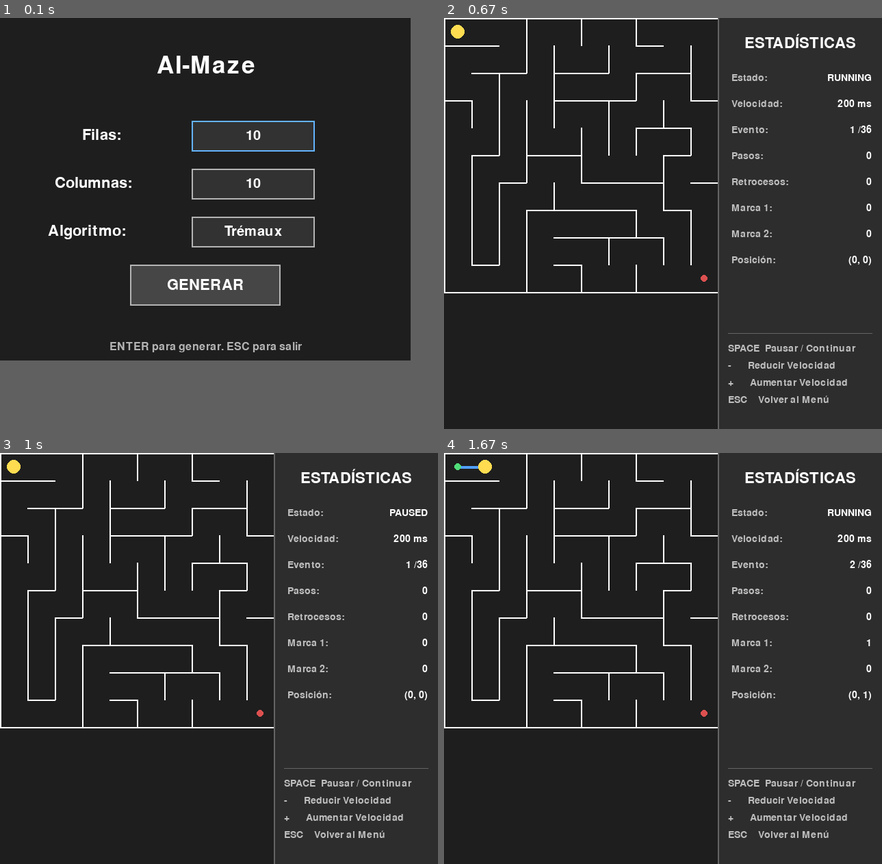
Above: before the commit, frames 1-4 (two rows, left to right).
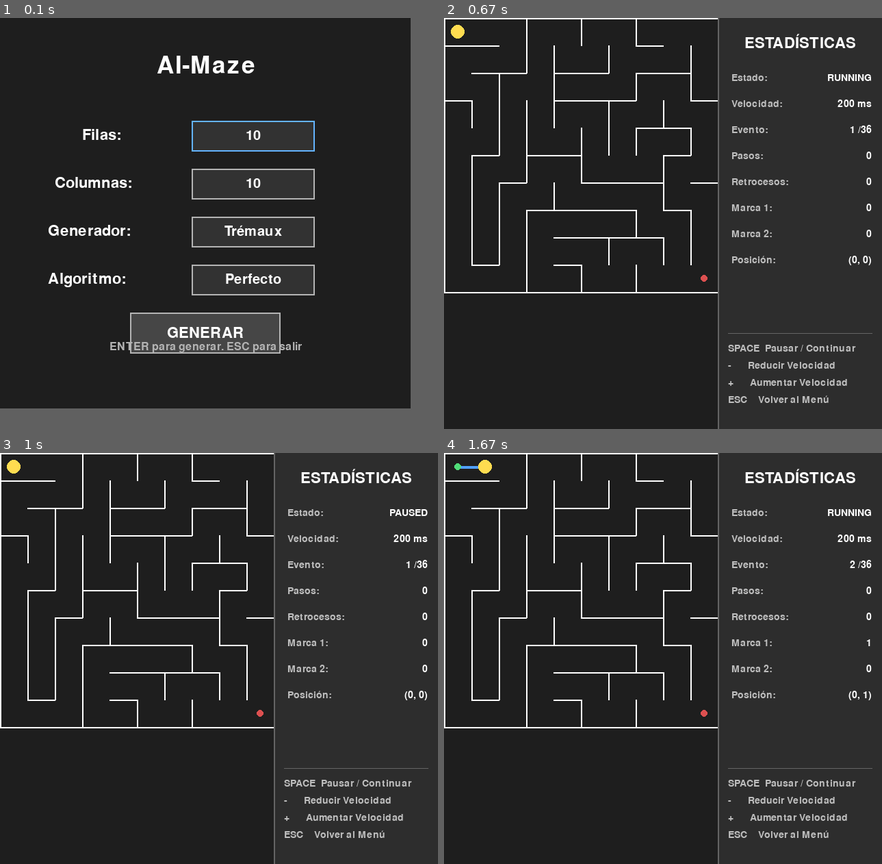
Above: after the commit, the same moments.

Repository: Gontzaa86/ai-maze
Game: pygame game, started from main.py
Same seed, same stepped clock (60 frames per second), same inputs: the game is played once before the commit and once after it.
Inputs:
- Up to frame 1 (0.1 s): no input
- Up to frame 2 (0.67 s): tap Enter at 0.33 s
- Up to frame 3 (1 s): tap Space at 0.67 s
- Up to frame 4 (1.67 s): tap Space at 1.07, 1.37, 1.62 s
In our replay, in frame 1 the window is 600x500 before the commit and 600x570 after it. These sizes can differ from the game's own. Grey fills any space a smaller window leaves; there, only what the larger window draws over its background counts as a difference.

The runs differ from the first frame. In frame 1, 6.1% of the frame differs, in the area x 10-72%, y 50-82%; in frame 2, nothing differs; in frame 3, nothing differs; in frame 4, nothing differs.

Commit message:
Add CyclicMazeGenerator for non-perfect maze generation; update maze creation logic and MazeMenu for generator selection

Diff:
--- a/main.py
+++ b/main.py
@@ -1,6 +1,7 @@
 import pygame # type: ignore
 
 from maze.generator import RecursiveBacktrackingGenerator
+from maze.cyclic_generator import CyclicMazeGenerator
 from maze.maze import Maze
 
 from solvers.base import Solver
@@ -10,13 +11,24 @@
 from visualization.pygame_view import PygameMazeView
 from visualization.menu import MazeMenu
 
-def create_maze(rows: int, cols: int) -> Maze:
-    generator = RecursiveBacktrackingGenerator()
-
+def create_maze(generator, rows: int, cols: int) -> Maze:
     return generator.generate(rows, cols)
 
 def solve_maze(solver: Solver, maze: Maze, start: tuple[int, int], end: tuple[int, int]) -> SolveResult:
     return solver.solve(maze, start, end)
+
+def create_generator(name: str):
+    generators = {
+        "recursive_backtracking": RecursiveBacktrackingGenerator,
+        "cyclic": CyclicMazeGenerator,
+    }
+
+    try:
+        generator_class = generators[name.lower()]
+    except KeyError as exc:
+        raise ValueError(f"Generador desconocido: {name}") from exc
+
+    return generator_class()
 
 def print_result(result: SolveResult):
     moves = sum(
@@ -61,13 +73,16 @@
         if dimensions is None:
             break
 
-        rows, cols, solver_name = dimensions
+        rows, cols, generator_name, solver_name = dimensions
 
+        print(f"Generador seleccionado: {generator_name}")
         print(f"Algoritmo seleccionado: {solver_name}")
+
+        generator = create_generator(generator_name)
 
         print("Generando laberinto...")
 
-        maze = create_maze(rows, cols)
+        maze = create_maze(generator, rows, cols)
 
         print("Laberinto generado.")
 
--- /dev/null
+++ b/maze/cyclic_generator.py
@@ -0,0 +1,50 @@
+import random
+
+from .maze import Maze
+
+from .generator import RecursiveBacktrackingGenerator
+
+# Busca crear laberintos "no perfectos" (tengas más de un camino a la solución)
+class CyclicMazeGenerator:
+    def __init__(self, extra_connections: int = 5):
+        if extra_connections < 0:
+            raise ValueError("El número de conexiones adicionales no puede ser negativo.")
+
+        self.extra_connections = extra_connections
+
+    def generate(self, rows: int, cols: int) -> Maze:
+        maze = RecursiveBacktrackingGenerator().generate(rows, cols)
+
+        candidates = self._get_closed_internal_walls(maze)
+
+        if self.extra_connections > len(candidates):
+            raise ValueError("No hay suficientes paredes internas para crear tantas conexiones.")
+
+        selected = random.sample(candidates, self.extra_connections)
+
+        for current, neighbor in selected:
+            maze.remove_wall(current, neighbor)
+
+        return maze
+
+    def _get_closed_internal_walls(self, maze: Maze) -> list[tuple]:
+        candidates = []
+
+        for row in range(maze.rows):
+            for col in range(maze.cols):
+                current = maze.get_cell(row, col)
+
+                # Solo comprobamos derecha y abajo para no añadir cada pared dos veces.
+                if col + 1 < maze.cols:
+                    neighbor = maze.get_cell(row, col + 1)
+
+                    if current.walls["right"]:
+                        candidates.append((current, neighbor))
+
+                if row + 1 < maze.rows:
+                    neighbor = maze.get_cell(row + 1, col)
+
+                    if current.walls["down"]:
+                        candidates.append((current, neighbor))
+
+        return candidates
--- a/maze/generator.py
+++ b/maze/generator.py
@@ -3,6 +3,7 @@
 from .maze import Maze
 from .cell import Cell
 
+# Genera laberintos perfectos (1 solo camino hasta la meta)
 class RecursiveBacktrackingGenerator:
     def generate(self, rows: int, cols: int) -> Maze:
         maze = Maze(rows, cols)
--- /dev/null
+++ b/tests/test_cyclic_generator.py
@@ -0,0 +1,105 @@
+import pytest
+
+from maze.cyclic_generator import CyclicMazeGenerator
+
+def count_open_edges(maze):
+    edges = 0
+
+    for row in range(maze.rows):
+        for col in range(maze.cols):
+            cell = maze.get_cell(row, col)
+
+            if not cell.walls["right"] and col + 1 < maze.cols:
+                edges += 1
+
+            if not cell.walls["down"] and row + 1 < maze.rows:
+                edges += 1
+
+    return edges
+
+def get_reachable_cells(maze):
+    start = (0, 0)
+
+    visited = {start}
+    stack = [start]
+
+    while stack:
+        row, col = stack.pop()
+
+        cell = maze.get_cell(row, col)
+
+        neighbors = []
+
+        if not cell.walls["up"]:
+            neighbors.append((row - 1, col))
+
+        if not cell.walls["right"]:
+            neighbors.append((row, col + 1))
+
+        if not cell.walls["down"]:
+            neighbors.append((row + 1, col))
+
+        if not cell.walls["left"]:
+            neighbors.append((row, col - 1))
+
+        for neighbor in neighbors:
+            if neighbor not in visited:
+                visited.add(neighbor)
+                stack.append(neighbor)
+
+    return visited
+
+def test_cyclic_generator_dimensions():
+    generator = CyclicMazeGenerator(extra_connections=5)
+
+    maze = generator.generate(10, 15)
+
+    assert maze.rows == 10
+    assert maze.cols == 15
+
+def test_zero_extra_connections_creates_perfect_maze():
+    rows = 10
+    cols = 10
+
+    generator = CyclicMazeGenerator(extra_connections=0)
+
+    maze = generator.generate(rows, cols)
+
+    edges = count_open_edges(maze)
+
+    assert edges == rows * cols - 1
+
+def test_extra_connections_are_added():
+    rows = 10
+    cols = 10
+    extra_connections = 10
+
+    generator = CyclicMazeGenerator(extra_connections=extra_connections)
+
+    maze = generator.generate(rows, cols)
+
+    edges = count_open_edges(maze)
+
+    assert edges == (rows * cols - 1 + extra_connections)
+
+def test_cyclic_maze_is_connected():
+    rows = 20
+    cols = 20
+
+    generator = CyclicMazeGenerator(extra_connections=30)
+
+    maze = generator.generate(rows, cols)
+
+    reachable = get_reachable_cells(maze)
+
+    assert len(reachable) == rows * cols
+
+def test_negative_extra_connections():
+    with pytest.raises(ValueError):
+        CyclicMazeGenerator(extra_connections=-1)
+
+def test_too_many_extra_connections():
+    generator = CyclicMazeGenerator(extra_connections=1000)
+
+    with pytest.raises(ValueError):
+        generator.generate(2, 2)
--- a/visualization/menu.py
+++ b/visualization/menu.py
@@ -8,7 +8,7 @@
 
     def __init__(self):
         self.width = 600
-        self.height = 500
+        self.height = 570
 
         self.screen = pygame.display.set_mode(
             (self.width, self.height)
@@ -32,7 +32,7 @@
         # .Rect --> pygame object for storing rectangular coordinates (left, top, width, height)
         self.rows_rect = pygame.Rect(280, 150, 180, 45)
         self.cols_rect = pygame.Rect(280, 220, 180, 45)
-        self.button_rect = pygame.Rect(190, 360, 220, 60)
+        self.button_rect = pygame.Rect(190, 430, 220, 60)
 
         self.error_message = ""
 
@@ -43,6 +43,14 @@
             raise RuntimeError("No hay solvers disponibles.")
 
         self.solver_rect = pygame.Rect(280, 290, 180, 45)
+
+        self.generator_options = [
+            "recursive_backtracking",
+            "cyclic",
+        ]
+        self.selected_generator = 0
+
+        self.generator_rect = pygame.Rect(280, 360, 180, 45)
 
     def run(self):
         running = True
@@ -69,13 +77,17 @@
                     elif self.cols_rect.collidepoint(event.pos):
                         self.active_field = "cols"
                         self.error_message = ""
+
                     elif self.button_rect.collidepoint(event.pos):
                         dimensions = self._create_dimensions()
 
                         if dimensions is not None:
                             return dimensions
+
                     elif self.solver_rect.collidepoint(event.pos):
                         self._next_solver()
+                    elif self.generator_rect.collidepoint(event.pos):
+                        self._next_generator()
 
             self._draw()
 
@@ -127,7 +139,7 @@
             )
             return None
 
-        return rows, cols, self._get_selected_solver()
+        return rows, cols, self._get_selected_generator(), self._get_selected_solver()
 
     def _draw(self):
         self.screen.fill((30, 30, 30))
@@ -138,7 +150,9 @@
         self._draw_input(self.rows_rect, self.rows, self.active_field == "rows")
         self._draw_input(self.cols_rect, self.cols, self.active_field == "cols")
         self._draw_button()
-        self._draw_label("Algoritmo:", 70, 300)
+        self._draw_label("Generador:", 70, 300)
+        self._draw_generator_selector()
+        self._draw_label("Algoritmo:", 70, 370)
         self._draw_solver_selector()
 
         if self.error_message:
@@ -212,6 +226,19 @@
 
         self.screen.blit(text, text_rect)
 
+    def _draw_generator_selector(self):
+        pygame.draw.rect(self.screen, (50, 50, 50), self.generator_rect)
+
+        pygame.draw.rect(self.screen, (180, 180, 180), self.generator_rect, 2)
+
+        display_name = self._get_selected_generator_display_name()
+
+        text = self.input_font.render(display_name, True, (255, 255, 255))
+
+        text_rect = text.get_rect(center = self.generator_rect.center)
+
+        self.screen.blit(text, text_rect)
+
     def _next_solver(self):
         self.selected_solver = (
             self.selected_solver + 1
@@ -224,3 +251,21 @@
 
     def _get_selected_solver_display_name(self) -> str:
         return self.solvers[self.selected_solver].metadata.display_name
+
+    def _next_generator(self):
+        self.selected_generator = (
+            self.selected_generator + 1
+        ) % len(self.generator_options)
+
+        self.error_message = ""
+
+    def _get_selected_generator(self) -> str:
+        return self.generator_options[self.selected_generator]
+
+    def _get_selected_generator_display_name(self) -> str:
+        display_names = {
+            "recursive_backtracking": "Perfecto",
+            "cyclic": "Cíclico",
+        }
+
+        return display_names[self._get_selected_generator()]
